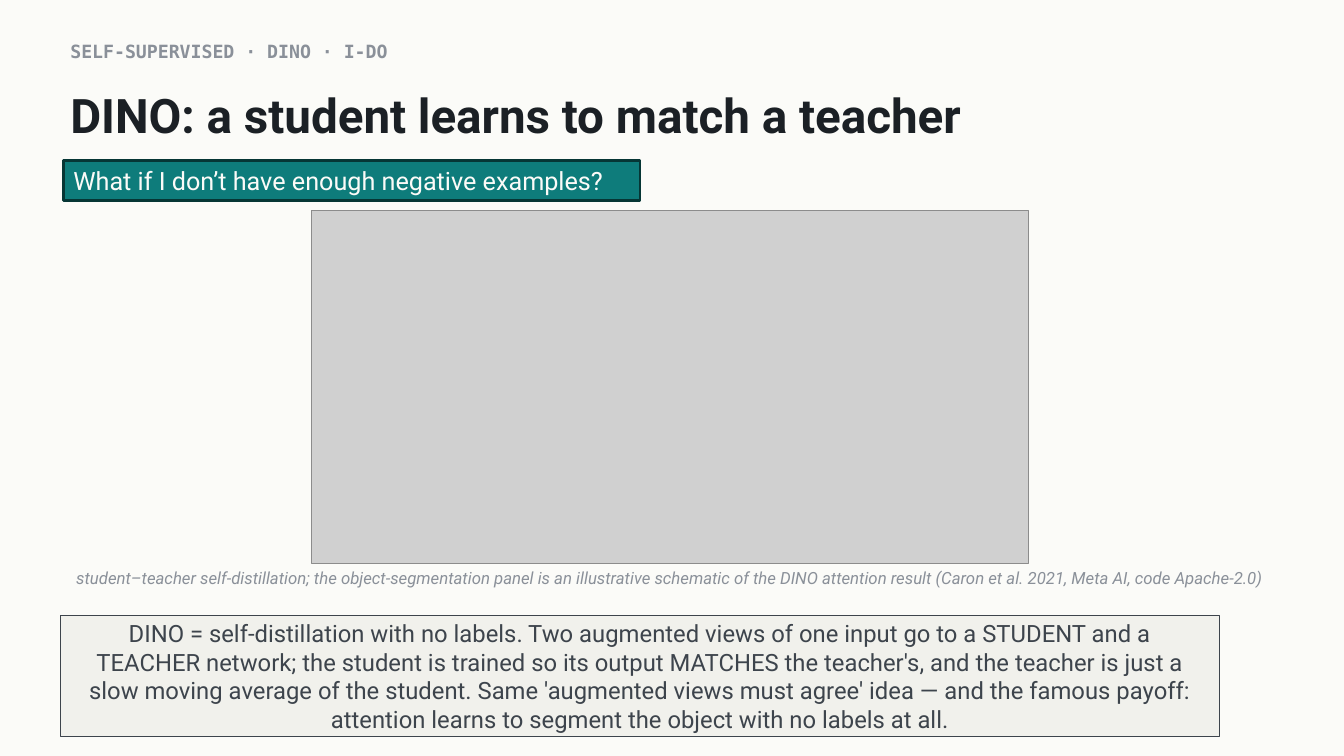
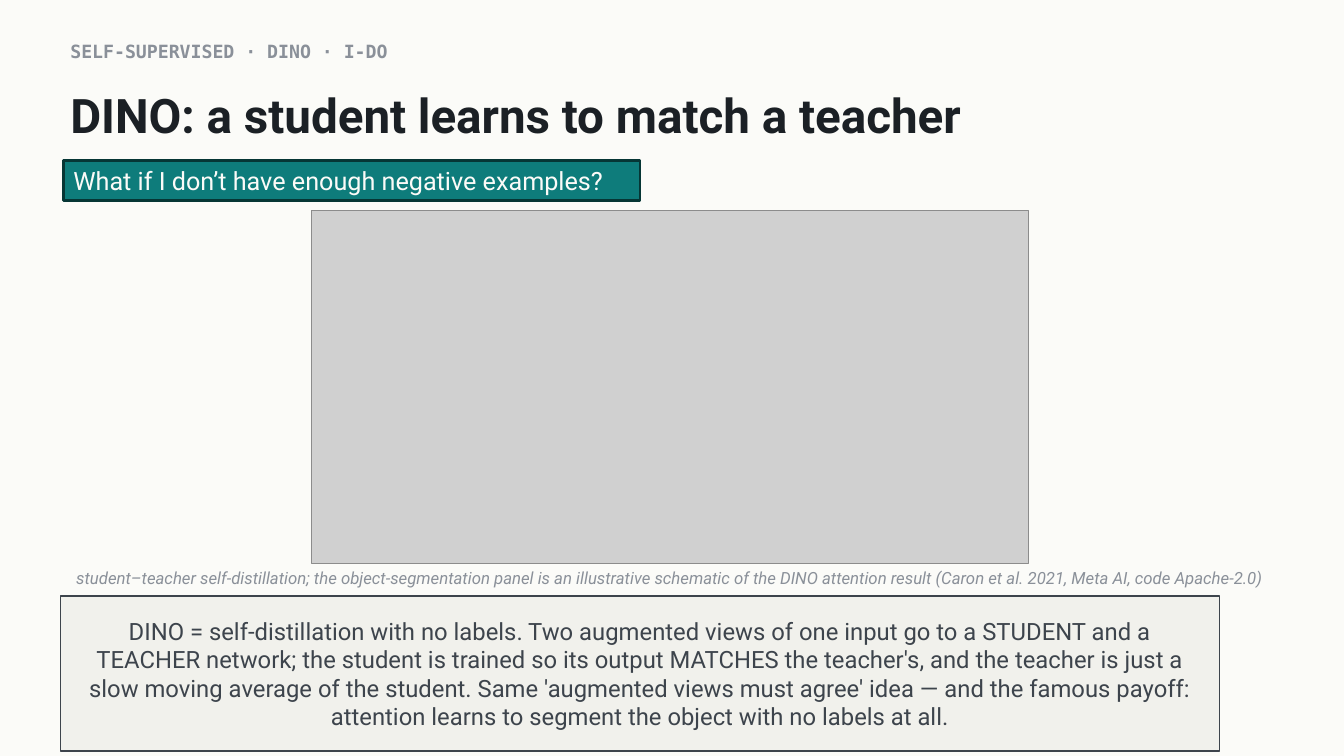
Before and after one commit to indigobio/msacl_dl_course, a slide deck: slide 23 of slides/pptx/lecture11_unsupervised.pptx. Drawn at 1344x756 pixels with LibreOffice and Linux fonts; fonts in the diff are those of the drawing; grey boxes stand for pictures. Boxes give left, top, right and bottom in pixels: in the first picture for what was removed or moved away, otherwise in the second. Text is boxed around its words. In the diff, an @@ line names an element or a change of style, - is before the commit and + after.

```diff
--- a/slides/pptx/lecture11_unsupervised.pptx
+++ b/slides/pptx/lecture11_unsupervised.pptx
@@ rectangle "DINO = self-distillation with no ...": place and size @@
-rectangle "DINO = self-distillation with no ..." at bbox=[60, 615, 1220, 737]
+rectangle "DINO = self-distillation with no ..." at bbox=[60, 596, 1220, 751]
```
Also in this commit, not shown: 5 other slides changed, 1 slide added, 1 slide removed, 15 other files.
